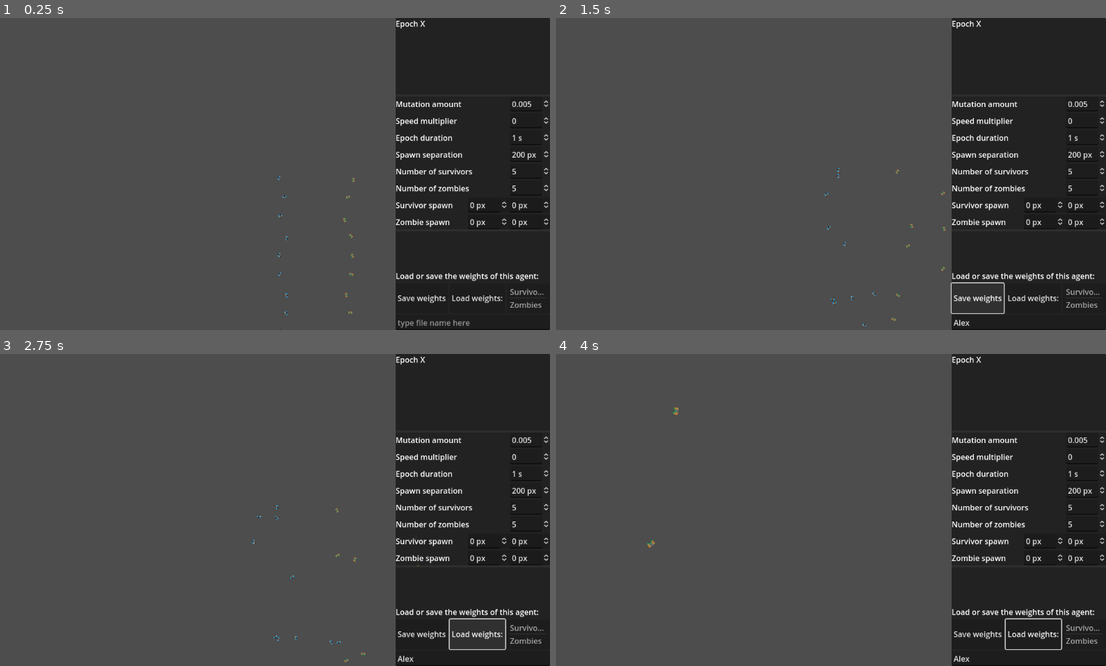
Above: before the commit, frames 1-4 (two rows, left to right).
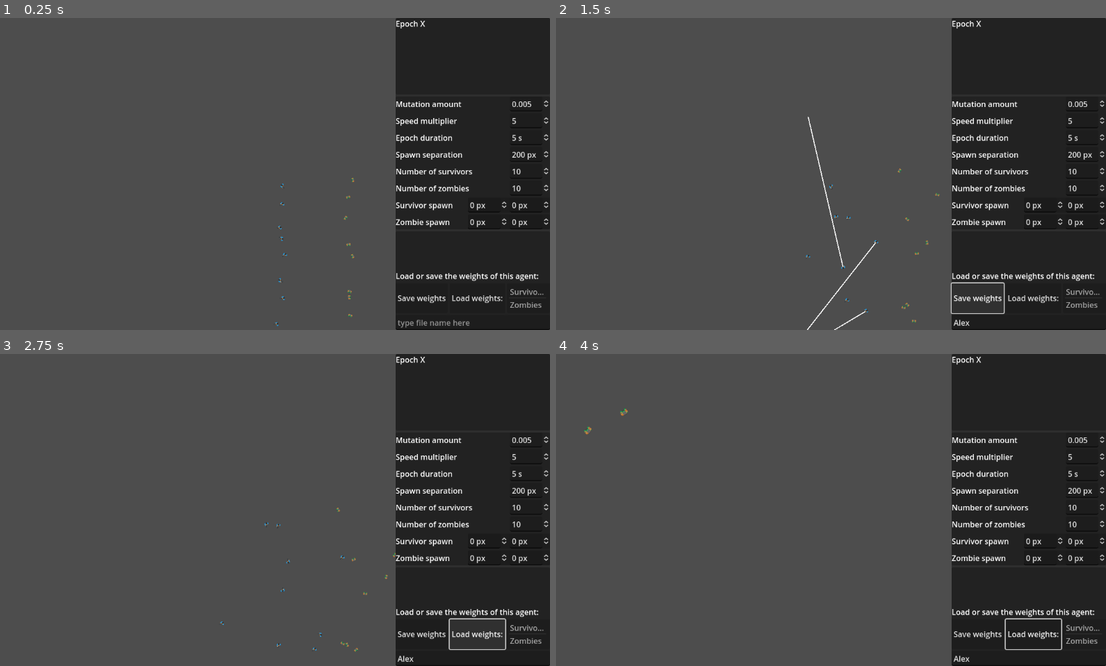
Above: after the commit, the same moments.

Repository: jerela/gd-reinforcement-learning-zombie-apocalypse
Game: Godot game, scene res://Map.tscn
Two runs of this game, one before a commit and one after it. Both use one fixed random seed, a clock stepped at 60 frames per second and the inputs below. The engine's default icon, where the game draws it, is replaced by a stand-in: a white triangle on a blue panel in a dark square.
Inputs (mouse positions are in pixels of both pictures, inside the frame that each line leads up to):
- Up to frame 1 (0.25 s): no input
- Up to frame 2 (1.5 s): click (1029, 323) at 0.52 s; type "Alex" at 0.6 s; click "Save weights" at 1.25 s
- Up to frame 3 (2.75 s): click "Load weights:" at 2 s
- Up to frame 4 (4 s): move the mouse to (831, 516) at 2.77 s; hold D (pan_right) 2.78-3.53 s; hold Page Up (zoom_in) 2.78-3.53 s; click (831, 516) at 2.92 s; move the mouse to (671, 563) at 3.52 s; hold S (pan_down) from 3.53 s (still down); tap Page Down (zoom_out) at 3.6 s; click (671, 563) at 3.67 s

The runs differ from the first frame. In frame 1, 0.2% of the frame differs, in the area x 49-95%, y 32-100%; in frame 2, 0.5%, in the area x 45-95%, y 31-100%; in frame 3, 0.2%; in frame 4, 0.1%.

Commit message:
First working version

Diff:
--- a/Agent.gd
+++ b/Agent.gd
@@ -1,36 +1,5 @@
 extends CharacterBody2D
 
-
-
-#- reinforcement learning zombies & survivors
-#   - each survivor has three shots
-#   - it takes three shots to kill a zombie, with each shot slowing it down
-#   - it takes two shots to kill a survivor, but just one shot will slow the survivor down
-#   - survivors are rated based on how long they survive
-#   - zombies are rated based on how many they infect/kill and how quickly
-#   - if a survivor dies with ammo, that ammo will carry on to the zombie
-#   - survivors can see other survivors, zombies, and the health and ammo of themselves, other survivors and zombies
-#   - zombies can see other survivors, zombies, and the health of themselves, other survivors, and zombies
-#   - if a zombie kills a survivor, it will become dormant for a moment --> incentivices survivors to shoot others to slow zombies?
-#   - zombies may learn to prioritize attacking wounded survivors, because they are slower?
-#   - survivors have stamina that will deplete when they run and regenerate otherwise; zombies move at constant medium speed
-#   - survivors walk slowly and run fast
-
-#- sweeping raycast that reports relative angle and distance?
-
-#- objects: survivor, zombie, corpse
-
-#survivor network
-#- 8 inputs: own stamina, own ammo, own health, distance to/angle to/health/ammo/type of nearest object
-#- 5 outputs: turn amount, forward movement, sideways movement, run effort, shoot/not
-
-#zombie network
-#- 5 inputs: distance to/angle to/health of nearest survivor, distance/angle to nearest zombie
-#- x outputs: turn amount, forward movement, sideways movement
-
-
-
-# there are three object types: survivor, zombie, and corpse (dead survivor, essentially just loot for survivors)
 enum AGENT_TYPE {SURVIVOR, ZOMBIE, CORPSE}
 
 var vision_angle = 0
@@ -133,7 +102,7 @@
 func control(delta_modified):
 	var inputs = [angles_forward[0], angles_forward[1], angles_side[0], angles_side[1], proximities[0], proximities[1]]
 	var outputs = $Network.propagate(inputs)
-	outputs[2] = clamp(outputs[2],1.0,-0.5)
+	outputs[2] = clamp(outputs[2],-0.5,1.0)
 	rotation_degrees += outputs[0]*delta_modified*100
 	var collision = move_and_collide(Vector2(outputs[1]*delta_modified*10,outputs[2]*delta_modified*100).rotated(deg_to_rad(rotation_degrees)))
 	resolve_collision(collision)
@@ -181,7 +150,6 @@
 	target_position_zombies = Vector2(0,0)
 	target_position_corpses = Vector2(0,0)
 	$StunTimer.stop()
-	#$CollisionShape.disabled = false
 	set_collision_layer_value(1,true)
 	set_rotation_degrees(randf_range(-180,180))
 	update_shader_param()
@@ -199,3 +167,15 @@
 		# send agent info to GUI
 		get_parent().gui.set_agent_details([type, health, max_health])
 		get_parent().selected_weights = network.get_weights()
+
+func get_shot():
+	var death = update_health(-1)
+	if type == AGENT_TYPE.ZOMBIE and death:
+		print("zombie killed! greatly adding score")
+		return 4
+	elif type == AGENT_TYPE.ZOMBIE:
+		print("zombie hit! adding score")
+		return 2
+	else:
+		print("survivor hit! penalizing score")
+		return -1
--- /dev/null
+++ b/BulletTrace.gd
@@ -0,0 +1,7 @@
+extends Node2D
+
+func _on_life_timer_timeout():
+	queue_free()
+
+func set_target(vec):
+	$Line2D.points[1] = vec
--- /dev/null
+++ b/BulletTrace.tscn
@@ -0,0 +1,16 @@
+[gd_scene load_steps=2 format=3 uid="uid://dm2hmsvlh51f4"]
+
+[ext_resource type="Script" path="res://BulletTrace.gd" id="1_lj2p6"]
+
+[node name="BulletTrace" type="Node2D"]
+script = ExtResource("1_lj2p6")
+
+[node name="Line2D" type="Line2D" parent="."]
+points = PackedVector2Array(0, 0, 0, 0)
+
+[node name="LifeTimer" type="Timer" parent="."]
+wait_time = 0.1
+one_shot = true
+autostart = true
+
+[connection signal="timeout" from="LifeTimer" to="." method="_on_life_timer_timeout"]
--- a/GUI.tscn
+++ b/GUI.tscn
@@ -67,6 +67,7 @@
 
 [node name="SpeedMultiplierBox" type="SpinBox" parent="Control/PanelContainer/VBoxContainer/TrainingControlPanel/VBoxContainer/SpeedRow"]
 layout_mode = 2
+value = 5.0
 
 [node name="DurationRow" type="HBoxContainer" parent="Control/PanelContainer/VBoxContainer/TrainingControlPanel/VBoxContainer"]
 layout_mode = 2
@@ -79,7 +80,7 @@
 [node name="EpochDurationBox" type="SpinBox" parent="Control/PanelContainer/VBoxContainer/TrainingControlPanel/VBoxContainer/DurationRow"]
 layout_mode = 2
 min_value = 1.0
-value = 1.0
+value = 5.0
 suffix = "s"
 
 [node name="SpawnSeparationRow" type="HBoxContainer" parent="Control/PanelContainer/VBoxContainer/TrainingControlPanel/VBoxContainer"]
@@ -106,7 +107,7 @@
 
 [node name="SurvivorNumberBox" type="SpinBox" parent="Control/PanelContainer/VBoxContainer/TrainingControlPanel/VBoxContainer/SurvivorNumberRow"]
 layout_mode = 2
-value = 5.0
+value = 10.0
 
 [node name="ZombieNumberRow" type="HBoxContainer" parent="Control/PanelContainer/VBoxContainer/TrainingControlPanel/VBoxContainer"]
 layout_mode = 2
@@ -118,7 +119,7 @@
 
 [node name="ZombieNumberBox" type="SpinBox" parent="Control/PanelContainer/VBoxContainer/TrainingControlPanel/VBoxContainer/ZombieNumberRow"]
 layout_mode = 2
-value = 5.0
+value = 10.0
 
 [node name="SurvivorSpawnRow" type="HBoxContainer" parent="Control/PanelContainer/VBoxContainer/TrainingControlPanel/VBoxContainer"]
 layout_mode = 2
--- a/Survivor.gd
+++ b/Survivor.gd
@@ -1,74 +1,77 @@
 extends "res://Agent.gd"
 
+# visible trace of a shot bullet, drawn as a 2D line
+var trace = load("res://BulletTrace.tscn")
 
-
-#- reinforcement learning zombies & survivors
-#   - each survivor has three shots
-#   - it takes three shots to kill a zombie, with each shot slowing it down
-#   - it takes two shots to kill a survivor, but just one shot will slow the survivor down
-#   - survivors are rated based on how long they survive
-#   - zombies are rated based on how many they infect/kill and how quickly
-#   - if a survivor dies with ammo, that ammo will carry on to the zombie
-#   - survivors can see other survivors, zombies, and the health and ammo of themselves, other survivors and zombies
-#   - zombies can see other survivors, zombies, and the health of themselves, other survivors, and zombies
-#   - if a zombie kills a survivor, it will become dormant for a moment --> incentivices survivors to shoot others to slow zombies?
-#   - zombies may learn to prioritize attacking wounded survivors, because they are slower?
-#   - survivors have stamina that will deplete when they run and regenerate otherwise; zombies move at constant medium speed
-#   - survivors walk slowly and run fast
-
-#- sweeping raycast that reports relative angle and distance?
-
-#- objects: survivor, zombie, corpse
-
-#survivor network
-#- 8 inputs: own stamina, own ammo, own health, distance to/angle to/health/ammo/type of nearest object
-#- 5 outputs: turn amount, forward movement, sideways movement, run effort, shoot/not
-
-#zombie network
-#- 5 inputs: distance to/angle to/health of nearest survivor, distance/angle to nearest zombie
-#- x outputs: turn amount, forward movement, sideways movement
-
-
-
-# there are three object types: survivor, zombie, and corpse (dead survivor, essentially just loot for survivors)
-
+# whether the survivor is currently reloading their gun
 var reloading = false
 
+# when the node is ready, we set the raycast checking for hit agents to the desired length (vision_range)
 func call_on_ready():
 	$ShootingRay.target_position = Vector2(0,vision_range)
-	$ShootingLine.points[1] = Vector2(0,vision_range)
 
+# survivors bumping into agents will have no effect
 func resolve_collision(collision):
 	pass
 
+# this function controls the actions and movement of the agents
 func control(delta_modified):
 
-	reloading = $ReloadTimer.is_stopped()
+	# check if we're still reloading (if the timer is still running)
+	reloading = !$ReloadTimer.is_stopped()
+	# by default, we assume we're not able to fire yet, but if we're not reloading and we have ammo left, then we're able to fire
 	var able_to_fire = false
 	if reloading == false and ammo > 0:
 		able_to_fire = true
 
+	# give inputs to the network; including whether we're able to fire now (the network will decide if we are going to fire)
 	var inputs = [angles_forward[0], angles_forward[1], angles_side[0], angles_side[1], proximities[0], proximities[1], int(able_to_fire)]
 	var outputs = $Network.propagate(inputs)
-	outputs[2] = clamp(outputs[2],1.0,-0.5)
-	rotation_degrees += outputs[0]*delta_modified*100
-	var collision = move_and_collide(Vector2(outputs[1]*delta_modified*10,outputs[2]*delta_modified*100).rotated(deg_to_rad(rotation_degrees)))
+
+	# clamp forward acceleration between -0.5 and 1.0 to encourage the agents running forward rather than backward
+	var forward_motion = clamp(outputs[2],-0.5,1.0)*delta_modified*100
+	# limit strafe motion to tenth of what forward motion is
+	var strafe_motion = outputs[1]*delta_modified*10
+	var rotation_motion = outputs[0]*delta_modified*80
+	# make the agent move slower if it's below max health
+	if health < max_health:
+		rotation_motion *= health/max_health
+		forward_motion += health/max_health
+
+	# rotate the agent
+	rotation_degrees += rotation_motion
+
+	# apply translation
+	var collision = move_and_collide(Vector2(strafe_motion,forward_motion).rotated(deg_to_rad(rotation_degrees)))
+	# fire if the network so decides and we're able to fire
 	if outputs[3] > 0 and able_to_fire:
-		print("BAM")
 		fire()
 	resolve_collision(collision)
 
+# when the survivor fires a gun, see if it hits anything, start the reload timer to prevent the survivor from shooting all their ammo in an instant
 func fire():
-	$BulletEffectTimer.start(0.1)
-	$ShootingLine.visible = true
+
+	var dist = vision_range
 	ammo -= 1
 	$ShootingRay.force_raycast_update()
 	if $VisionRay.is_colliding():
 		var collider = $ShootingRay.get_collider()
-		collider.get_shot()
+		if collider != null:
+			#print(var_to_str(collider))
+			var result = collider.get_shot()
+			score += result
+			dist = $ShootingRay.get_collision_point().length()
 	reloading = true
-	$ReloadTimer.start(1)
+	$ReloadTimer.start(1.0/speed_multiplier)
 
+	# create a visual trace of the bullet
+	var bullet_trace = trace.instantiate()
+	bullet_trace.set_global_position(get_global_position())
+	bullet_trace.set_rotation(get_rotation())
+	bullet_trace.set_target(Vector2(0,dist))
+	get_parent().add_child(bullet_trace)
+
+# scan around the agent for other agents; this lets the agent observe others
 func sweep_raycast(delta_modified):
 
 	proximities = [0, 0, 0]
@@ -140,8 +143,3 @@
 	angles_forward[AGENT_TYPE.ZOMBIE] = cos(angle_zombies)
 	angles_side[AGENT_TYPE.SURVIVOR] = sin(angle_survivors)
 	angles_side[AGENT_TYPE.ZOMBIE] = sin(angle_zombies)
-
-
-
-func _on_bullet_effect_timer_timeout():
-	$ShootingLine.visible = false
--- a/Survivor.tscn
+++ b/Survivor.tscn
@@ -28,13 +28,4 @@
 
 [node name="ReloadTimer" type="Timer" parent="." index="8"]
 one_shot = true
-
-[node name="ShootingLine" type="Line2D" parent="." index="9"]
-visible = false
-points = PackedVector2Array(0, 0, 0, 0)
-
-[node name="BulletEffectTimer" type="Timer" parent="." index="10"]
-wait_time = 0.1
-one_shot = true
-
-[connection signal="timeout" from="BulletEffectTimer" to="." method="_on_bullet_effect_timer_timeout"]
+autostart = true
--- a/Trainer.gd
+++ b/Trainer.gd
@@ -138,12 +138,14 @@
 		survivor.network.set_weights(best_weights_survivor.duplicate(true))
 
 	# mutate all but two; of the remaining two, reinitialize one and keep one
-	for i in range(n_survivors-2):
+	for i in range(n_survivors-3):
 		survivors[i+1].network.mutate(mutation_amount)
 	survivors[n_survivors-1].network.reinitialize()
-	for i in range(n_zombies-2):
+	survivors[n_survivors-2].network.reinitialize()
+	for i in range(n_zombies-3):
 		zombies[i+1].network.mutate(mutation_amount)
 	zombies[n_zombies-1].network.reinitialize()
+	zombies[n_zombies-2].network.reinitialize()
 
 	# re-initialize the scenario
 	for zombie in zombies:
--- a/Zombie.gd
+++ b/Zombie.gd
@@ -1,42 +1,24 @@
 extends "res://Agent.gd"
-
-#func _ready():
-#	pass
-
-#func _process
-
-#- reinforcement learning zombies & survivors
-#   - each survivor has three shots
-#   - it takes three shots to kill a zombie, with each shot slowing it down
-#   - it takes two shots to kill a survivor, but just one shot will slow the survivor down
-#   - survivors are rated based on how long they survive
-#   - zombies are rated based on how many they infect/kill and how quickly
-#   - if a survivor dies with ammo, that ammo will carry on to the zombie
-#   - survivors can see other survivors, zombies, and the health and ammo of themselves, other survivors and zombies
-#   - zombies can see other survivors, zombies, and the health of themselves, other survivors, and zombies
-#   - if a zombie kills a survivor, it will become dormant for a moment --> incentivices survivors to shoot others to slow zombies?
-#   - zombies may learn to prioritize attacking wounded survivors, because they are slower?
-#   - survivors have stamina that will deplete when they run and regenerate otherwise; zombies move at constant medium speed
-#   - survivors walk slowly and run fast
-
-#- sweeping raycast that reports relative angle and distance?
-
-#- objects: survivor, zombie, corpse
-
-#survivor network
-#- 8 inputs: own stamina, own ammo, own health, distance to/angle to/health/ammo/type of nearest object
-#- 5 outputs: turn amount, forward movement, sideways movement, run effort, shoot/not
-
-#zombie network
-#- 5 inputs: distance to/angle to/health of nearest survivor, distance/angle to nearest zombie
-#- x outputs: turn amount, forward movement, sideways movement
 
 func control(delta_modified):
 	var inputs = [angles_forward[0], angles_forward[1], angles_side[0], angles_side[1]]
 	var outputs = $Network.propagate(inputs)
-	outputs[2] = clamp(outputs[2],1.0,-0.5)
-	rotation_degrees += outputs[0]*delta_modified*100
-	var collision = move_and_collide(Vector2(outputs[1]*delta_modified*10,outputs[2]*delta_modified*100).rotated(deg_to_rad(rotation_degrees)))
+
+	# clamp forward acceleration between -0.5 and 1.0 to encourage the agents running forward rather than backward
+	var forward_motion = clamp(outputs[2],-0.5,1.0)*delta_modified*100
+	# limit strafe motion to tenth of what forward motion is
+	var strafe_motion = outputs[1]*delta_modified*10
+	var rotation_motion = outputs[0]*delta_modified*80
+	# make the agent move slower if it's below max health
+	if health < max_health:
+		rotation_motion *= health/max_health
+		forward_motion += health/max_health
+
+	# rotate the agent
+	rotation_degrees += rotation_motion
+
+	# apply translation
+	var collision = move_and_collide(Vector2(strafe_motion,forward_motion).rotated(deg_to_rad(rotation_degrees)))
 	resolve_collision(collision)
 
 func resolve_collision(collision):
Not shown, changed: survivor.txt
Not shown, changed: zombie.txt
Not shown, added: README.md
